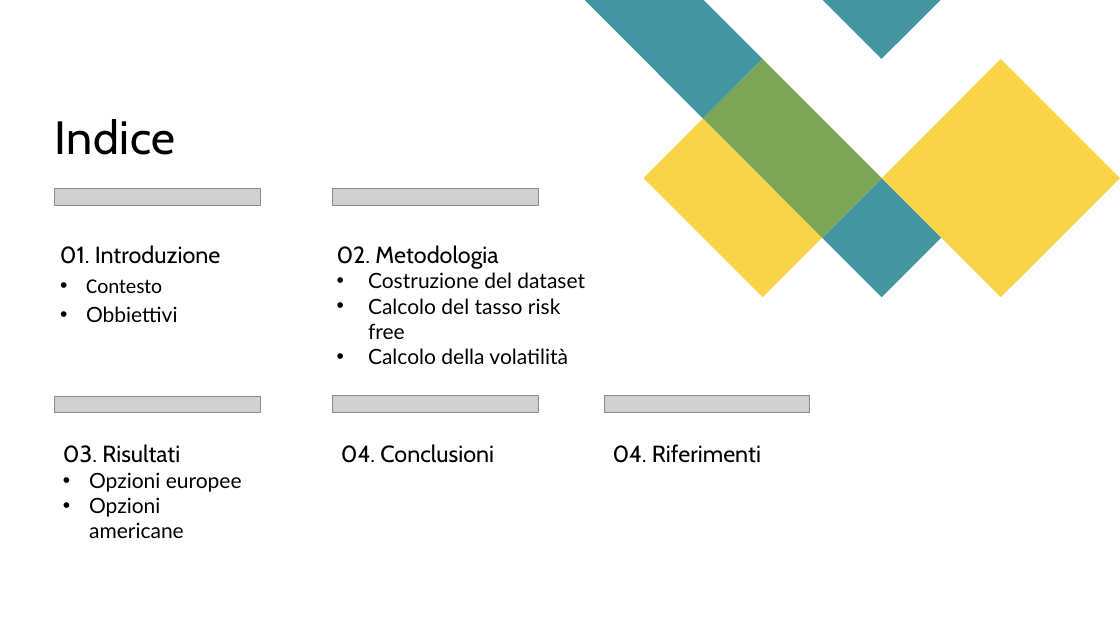
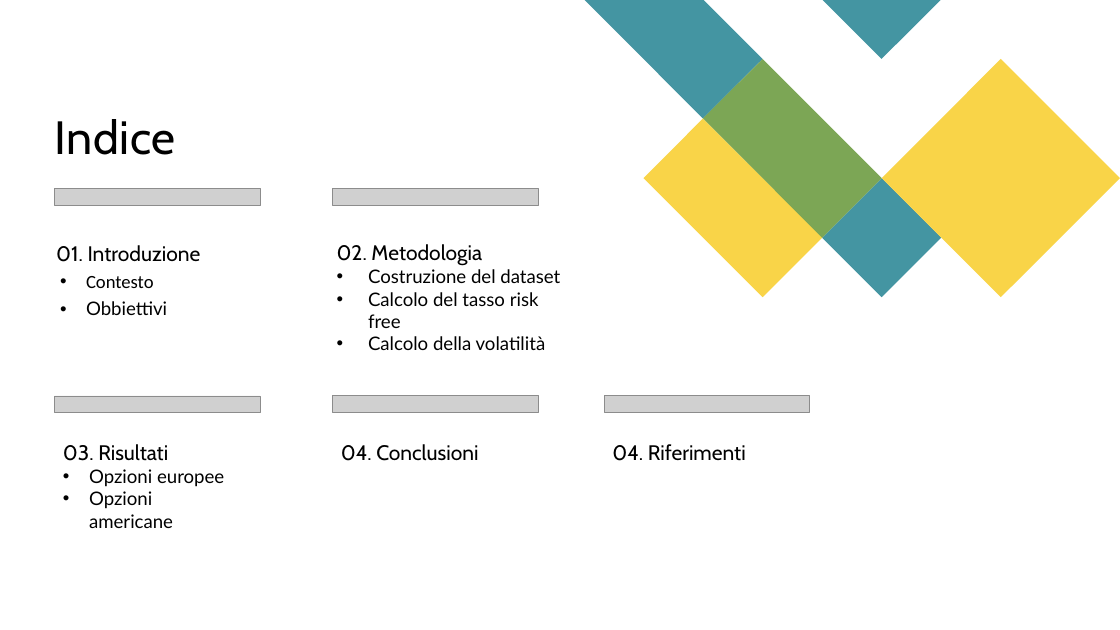
Before and after one commit to matteo-conti-97/MPSMF_Project, a slide deck: slide 2 of presentazione.pptx. Drawn at 1120x630 pixels with LibreOffice and Linux fonts; fonts in the diff are those of the drawing; grey boxes stand for pictures. Boxes give left, top, right and bottom in pixels: in the first picture for what was removed or moved away, otherwise in the second. Text is boxed around its words. In the diff, an @@ line names an element or a change of style, - is before the commit and + after.

Commit message:
ppt

```diff
--- a/presentazione.pptx
+++ b/presentazione.pptx
@@ text "01. Introduzione" at (56,245,201,315): size 20 to 18 pt in "01. Introduzione"; size 18 to 16 pt in "Contesto", "Obbiettivi" @@
@@ text "02. Metodologia" at (337,244,560,350): size 20 to 18 pt in "02. Metodologia"; size 18 to 16 pt in "Costruzione del dataset", "Calcolo del tasso risk free", "Calcolo della volatilità" @@
@@ text "03. Risultati" at (63,444,224,528): size 20 to 18 pt in "03. Risultati"; size 18 to 16 pt in "Opzioni europee", "Opzioni americane" @@
@@ text "04. Conclusioni" at (341,444,478,461): size 20 to 18 pt @@
@@ text "04. Riferimenti" at (612,444,746,461): size 20 to 18 pt @@
```
Also in this commit, not shown: 2 other slides changed, 2 slides added, 1 slide removed.
